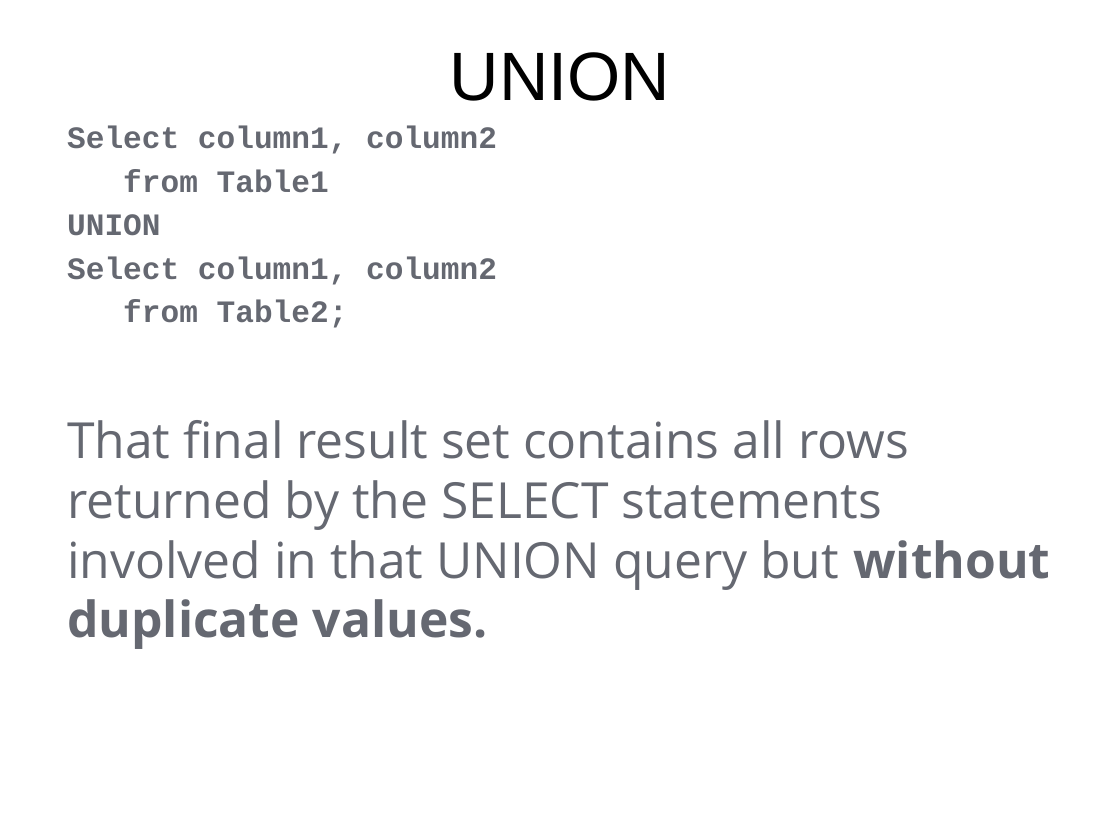
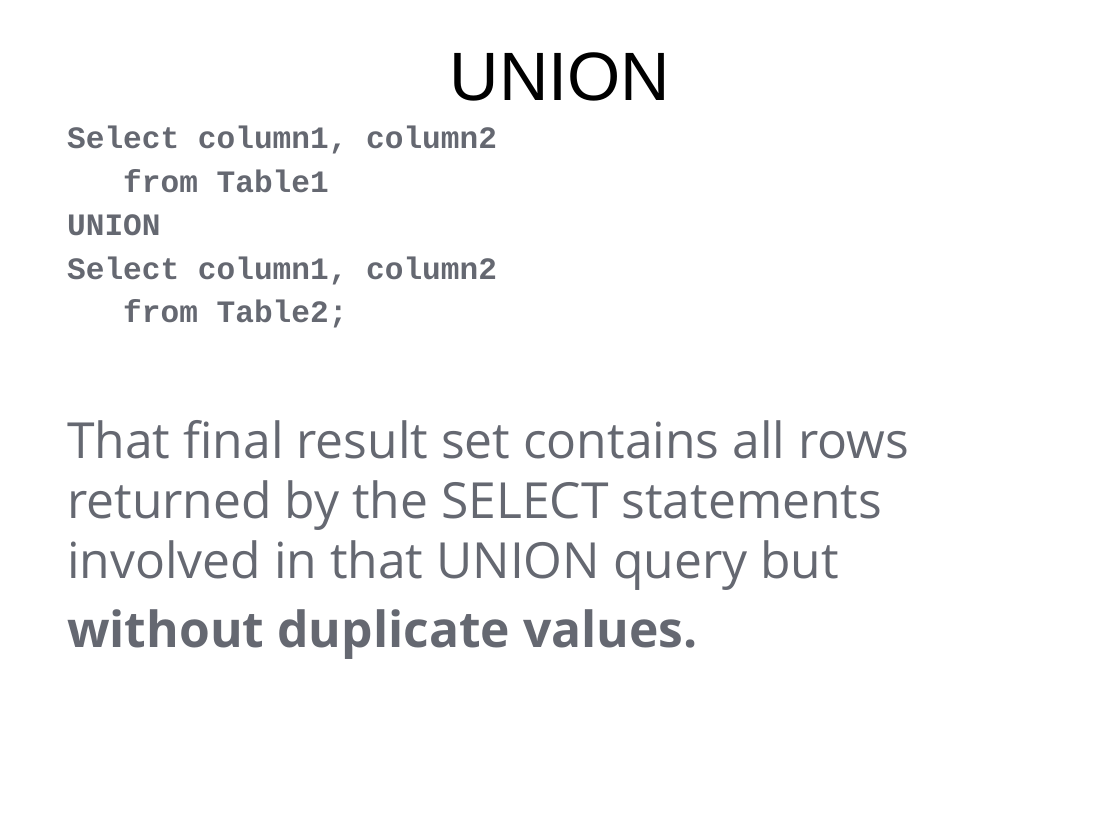
Before and after one commit to mahmoudparsian/data-warehousing-and-business-intelligence, a slide deck: slide 33 of resources/class_lectures/week_02_intro_to_relational_databases.pptx (slide 32 before the commit). Drawn at 1120x840 pixels with LibreOffice and Linux fonts; fonts in the diff are those of the drawing. Boxes give left, top, right and bottom in pixels: in the first picture for what was removed or moved away, otherwise in the second. Text is boxed around its words. In the diff, an @@ line names an element or a change of style, - is before the commit and + after.

```diff
--- a/resources/class_lectures/week_02_intro_to_relational_databases.pptx
+++ b/resources/class_lectures/week_02_intro_to_relational_databases.pptx
@@ text at bbox=[67, 420, 909, 659]: text changed @@
-That final result set contains all rows returned by the SELECT statements involved in that UNION query but without duplicate values.
+That final result set contains all rows returned by the SELECT statements involved in that UNION query but
+without duplicate values.
```
Also in this commit, not shown: 7 other slides changed, 1 slide added, 3 other files.
